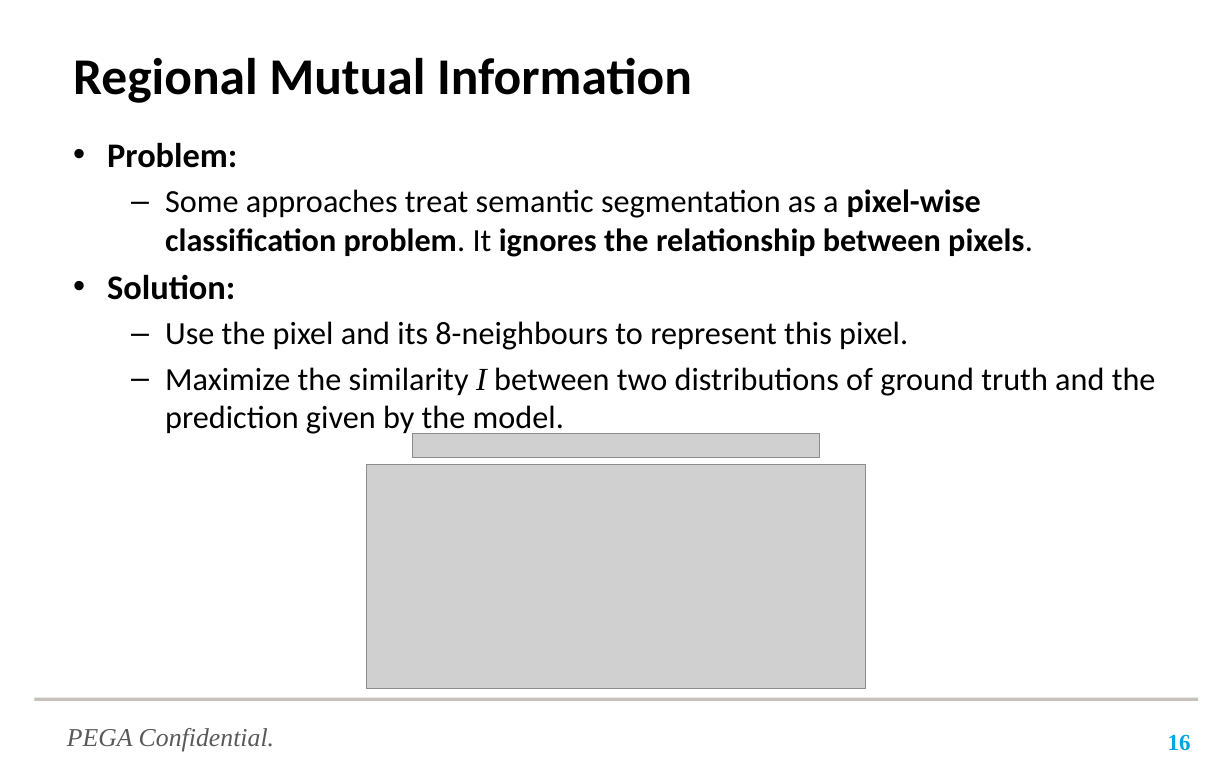
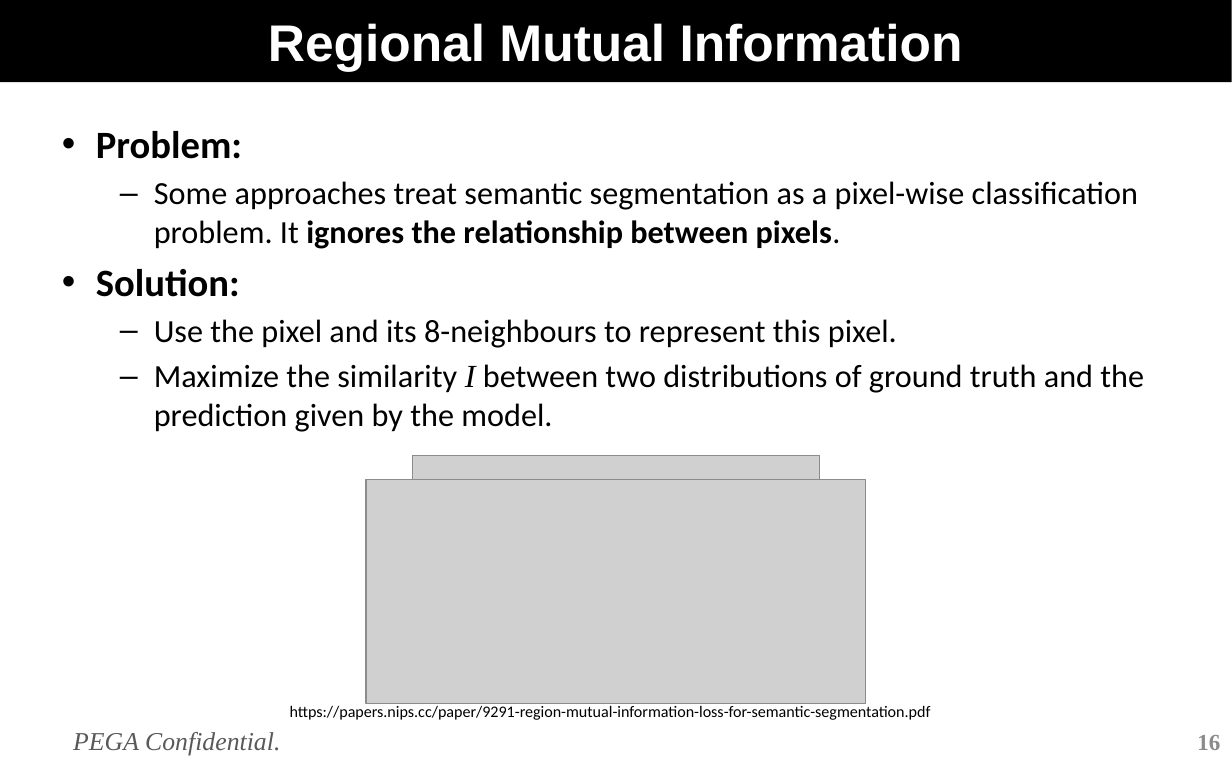
Before and after one commit to Timothy50506/Simple_LSTM_Demo, a slide deck: slide 16 of SW2_TN_HierachicalMultiScaleAttentionforSemantic_TimothyHuang_201020_V2.pptx. Drawn at 1232x776 pixels with LibreOffice and Linux fonts; fonts in the diff are those of the drawing; grey boxes stand for pictures; background and template pictures are left out. Boxes give left, top, right and bottom in pixels: in the first picture for what was removed or moved away, otherwise in the second. Text is boxed around its words. In the diff, an @@ line names an element or a change of style, - is before the commit and + after.

```diff
--- a/SW2_TN_HierachicalMultiScaleAttentionforSemantic_TimothyHuang_201020_V2.pptx
+++ b/SW2_TN_HierachicalMultiScaleAttentionforSemantic_TimothyHuang_201020_V2.pptx
@@ title "Regional Mutual Information": place and size @@
-title "Regional Mutual Information" at (73, 57, 692, 103)
+title "Regional Mutual Information" at (0, 0, 1232, 82)
@@ title "Regional Mutual Information" at (0, 0, 1232, 82): font Calibri to Arial, text colour #000000 to #FFFFFF; alignment left to centre; fill none to #000000 @@
@@ text "Problem:": place and size @@
-text "Problem:" at (107, 142, 1156, 436)
+text "Problem:" at (96, 131, 1144, 432)
@@ text at (96, 131, 1138, 297): size 21.4 to 24 pt in "Problem:", "Solution:"; bold off in "pixel-wise classification problem." @@
@@ picture: place and size @@
-picture at (413, 433, 819, 458)
+picture at (413, 455, 819, 480)
@@ picture: place and size @@
-picture at (366, 465, 866, 688)
+picture at (366, 480, 866, 704)
@@ rectangle removed at (35, 698, 1198, 701) @@
@@ text "PEGA Confidential.": place and size @@
-text "PEGA Confidential." at (67, 728, 274, 751)
+text "PEGA Confidential." at (73, 732, 280, 755)
@@ text added at (290, 705, 931, 720), 10 pt, text #000000 @@
+https://papers.nips.cc/paper/9291-region-mutual-information-loss-for-semantic-segmentation.pdf
@@ page number: place and size @@
-page number at (1168, 734, 1191, 751)
+page number at (1197, 735, 1220, 750)
@@ page number at (1197, 735, 1220, 750): text colour #00A4DE to #8C8C8C @@
```
Also in this commit, not shown: 11 other slides changed, 1 slide added.
